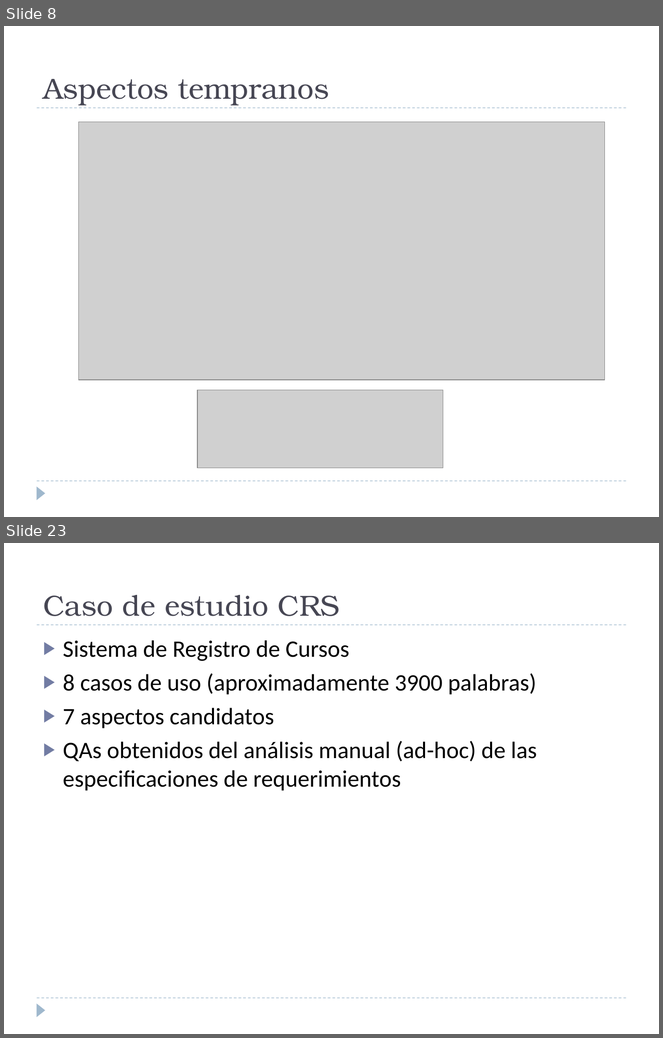
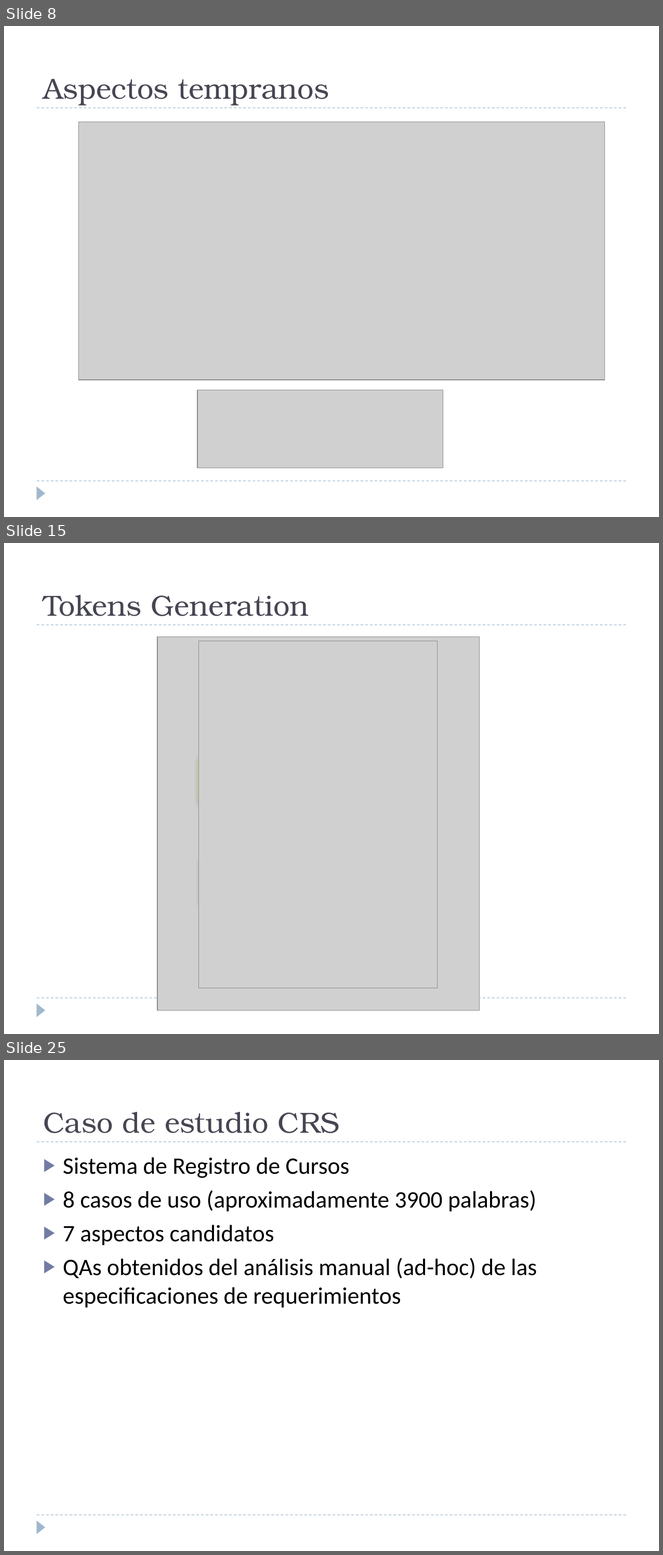
Before and after one commit to alejandrorago/qatesis2, a slide deck: Capitulos Finales/Filminas.pptx. Shown one above the other, each under a label of ours: slides 8 and 23 before the commit, slides 8, 15 and 25 after it; the slides between them are not shown. The pictures are 663x1038 and 663x1555 pixels, drawn with LibreOffice and Linux fonts; fonts in the diff are those of the drawing; grey boxes stand for pictures. Boxes give left, top, right and bottom in pixels: in the first picture for what was removed or moved away, otherwise in the second. Text is boxed around its words. In the diff, an @@ line names an element or a change of style, - is before the commit and + after.

```diff
--- a/Capitulos Finales/Filminas.pptx
+++ b/Capitulos Finales/Filminas.pptx
@@ slide 15 added at bbox=[4, 543, 659, 1034], background #FFFFFF; not listed: 3 template elements that a slide beside it also shows @@
@@ title added at bbox=[43, 595, 309, 616], 32 pt, text #464653 @@
+Tokens Generation
@@ picture added at bbox=[157, 637, 480, 1011] @@
@@ picture added at bbox=[198, 641, 437, 989] @@
@@ rounded rectangle added at bbox=[198, 752, 417, 807], fill #00CCFF at 12% opacity, outline #D2DA7A 0.75 pt @@
@@ rounded rectangle added at bbox=[199, 852, 417, 908], fill #00CCFF at 12% opacity, outline #D2DA7A 0.75 pt @@
@@ what was slide 23 is now slide 25 @@
```
Also in this commit, not shown: 21 slides changed, 4 other slides added, 4 slides removed.
